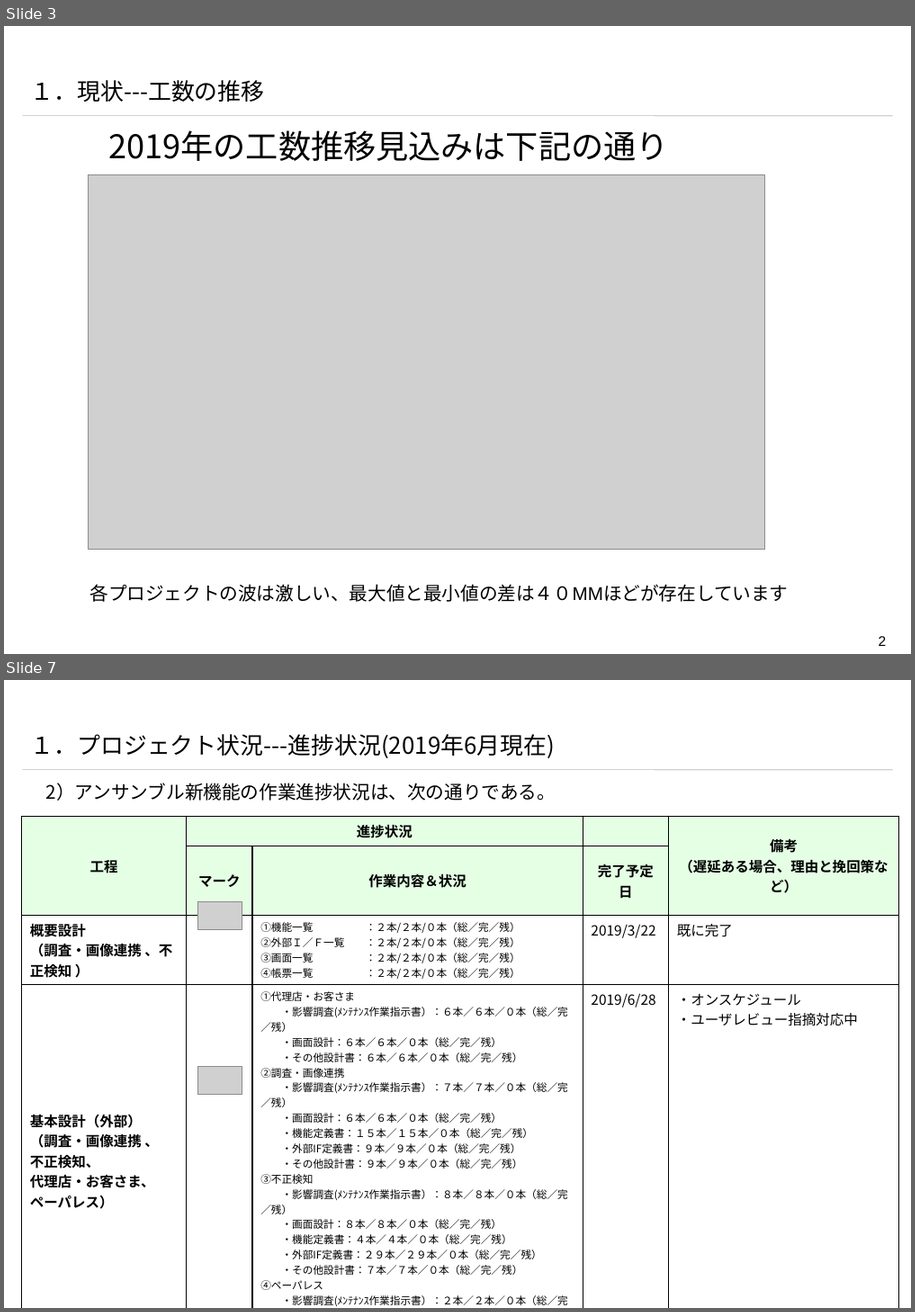
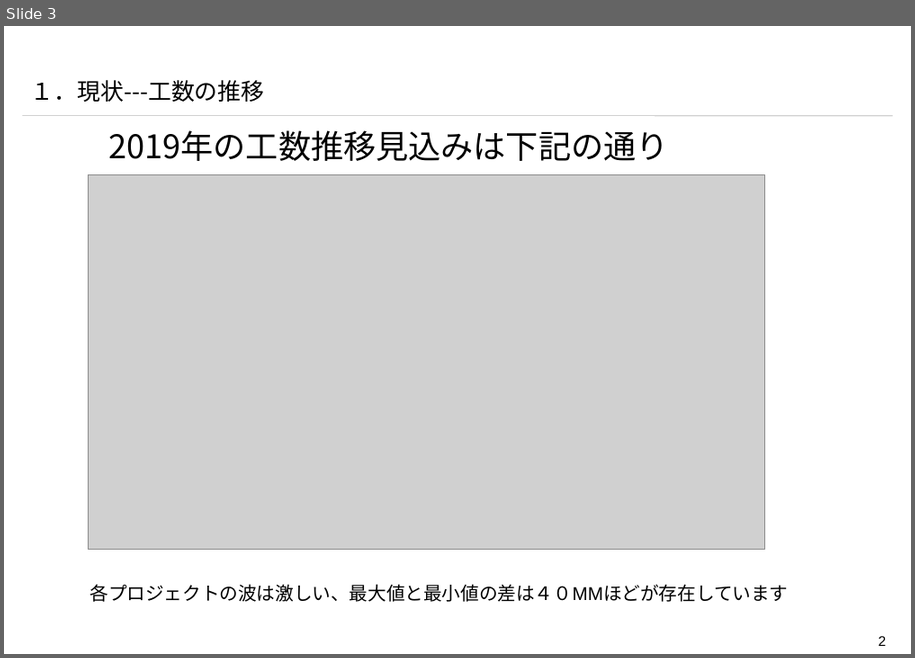
Before and after one commit to yjm821/blog, a slide deck: 【海隆信技開発一部】損保グループ課題の考え.pptx. Shown one above the other, each under a label of ours: slides 3 and 7 before the commit, slide 3 after it; the slides between them are not shown. The pictures are 915x1312 and 915x658 pixels, drawn with LibreOffice and Linux fonts; fonts in the diff are those of the drawing; grey boxes stand for pictures; background and template pictures are left out. Boxes give left, top, right and bottom in pixels: in the first picture for what was removed or moved away, otherwise in the second. Text is boxed around its words. In the diff, an @@ line names an element or a change of style, - is before the commit and + after.

```diff
--- a/【海隆信技開発一部】損保グループ課題の考え.pptx
+++ b/【海隆信技開発一部】損保グループ課題の考え.pptx
@@ slide 7 removed at [4,680,911,1308], background #FFFFFF; not listed: 2 template elements that a slide beside it also shows @@
@@ text removed at [31,734,555,758] @@
-１．プロジェクト状況---進捗状況(2019年6月現在)
@@ text removed at [46,783,556,801] @@
-2）アンサンブル新機能の作業進捗状況は、次の通りである。
@@ table removed at [22,816,900,1308], 5 rows, 5 columns @@
-工程 | 進捗状況 |  |  | 備考 / （遅延ある場合、理由と挽回策など）
- | マーク | 作業内容＆状況 | 完了予定日 | 
-概要設計 / （調査・画像連携 、不正検知 ） |  | ①機能一覧 ：２本/２本/０本（総／完／残） / ②外部Ｉ／Ｆ一覧 ：２本/２本/０本（総／完／残） / ③画面一覧 ：２本/２本/０本（総／完／残） / ④帳票一覧 ：２本/２本/０本（総／完／残） | 2019/3/22 | 既に完了
-基本設計（外部） / （調査・画像連携 、 / 不正検知、 / 代理店・お客さま、 / ペーパレス） |  | ①代理店・お客さま / ・影響調査(ﾒﾝﾃﾅﾝｽ作業指示書）：６本／６本／０本（総／完／残） / ・画面設計：６本／６本／０本（総／完／残） / ・その他設計書：６本／６本／０本（総／完／残） / ②調査・画像連携 / ・影響調査(ﾒﾝﾃﾅﾝｽ作業指示書）：７本／７本／０本（総／完／残） / ・画面設計：６本／６本／０本（総／完／残） / ・機能定義書：１５本／１５本／０本（総／完／残） / ・外部IF定義書：９本／９本／０本（総／完／残） / ・その他設計書：９本／９本／０本（総／完／残） / ③不正検知 / ・影響調査(ﾒﾝﾃﾅﾝｽ作業指示書）：８本／８本／０本（総／完／残） / ・画面設計：８本／８本／０本（総／完／残） / ・機能定義書：４本／４本／０本（総／完／残） / ・外部IF定義書：２９本／２９本／０本（総／完／残） / ・その他設計書：７本／７本／０本（総／完／残） / ④ペーパレス / ・影響調査(ﾒﾝﾃﾅﾝｽ作業指示書）：２本／２本／０本（総／完／残） / ・画面設計：２本／２本／０本（総／完／残） / ・機能定義書：４本／４本／０本（総／完／残） | 2019/6/28 | ・オンスケジュール / ・ユーザレビュー指摘対応中
-基本設計（内部）以降 / （調査・画像連携 、不正検知、代理店・お客さま、ペーパレス） | - | 未着手（７月から着手） | - | -
@@ picture removed at [198,902,242,929] @@
@@ picture removed at [198,1067,242,1095] @@
```
Also in this commit, not shown: 3 slides changed, 1 slide added, 3 other slides removed.
